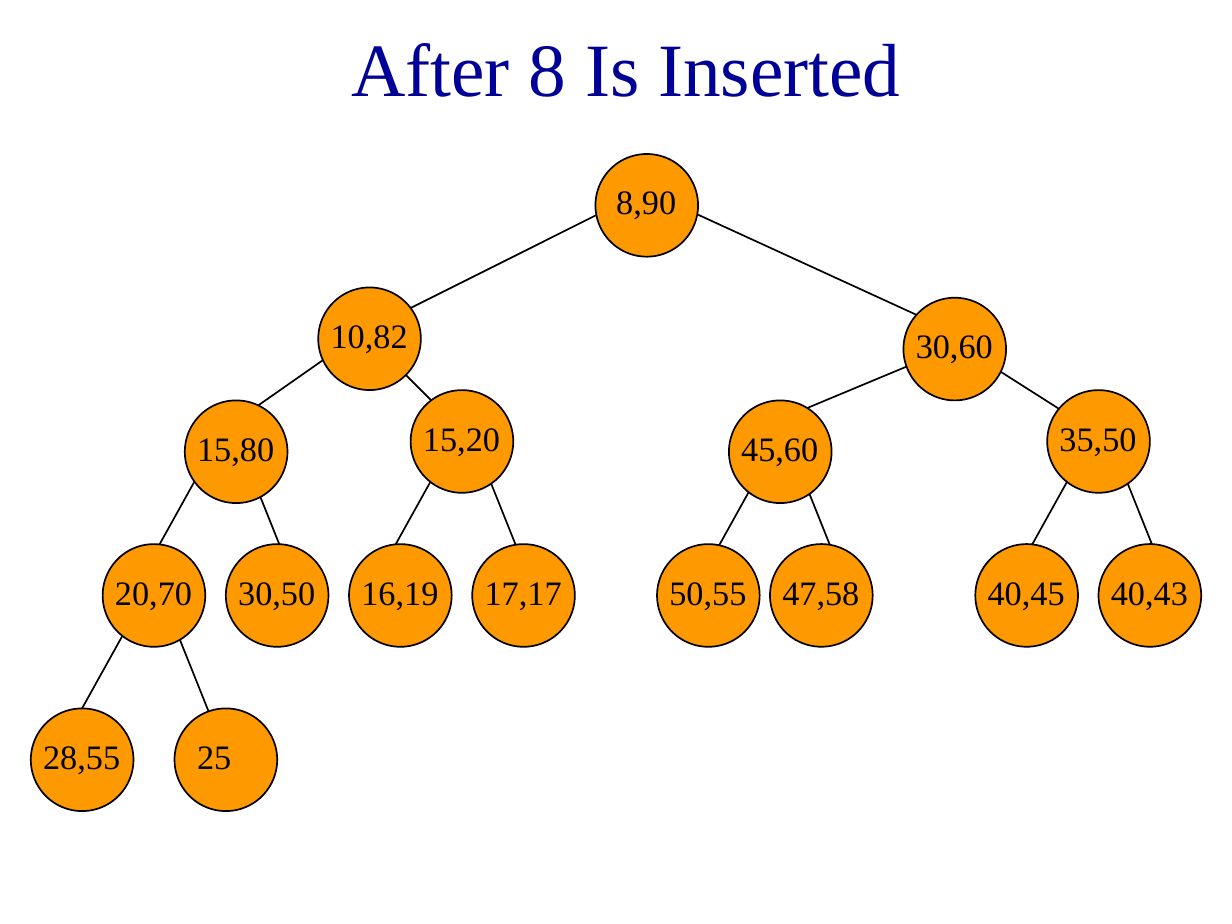
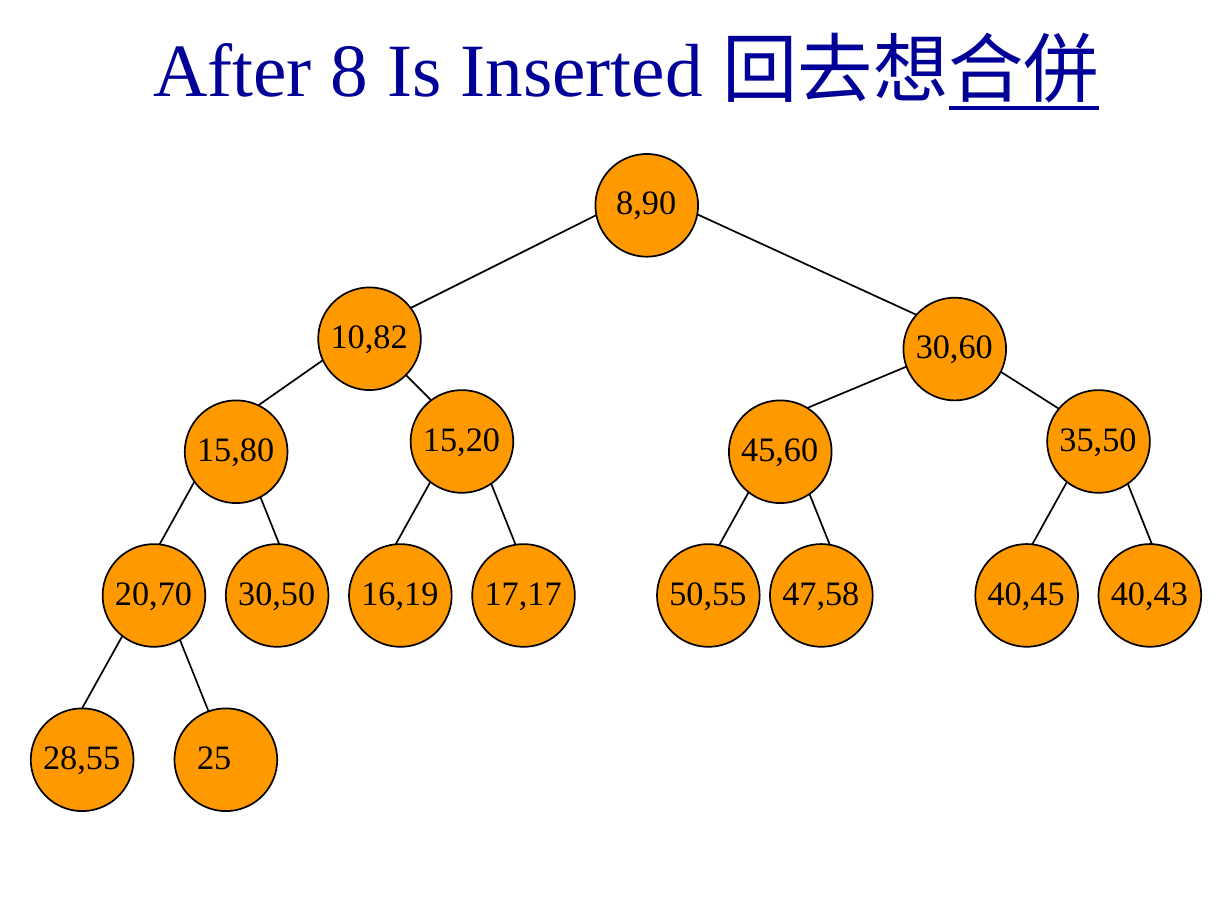
Before and after one commit to weberlu88/2020-NCU-CS-DataStructure, a slide deck: slide 12 of PPT/chap9-doubled ended heap.ppt. Drawn at 1232x924 pixels with LibreOffice and Linux fonts; fonts in the diff are those of the drawing. Boxes give left, top, right and bottom in pixels: in the first picture for what was removed or moved away, otherwise in the second. Text is boxed around its words. In the diff, an @@ line names an element or a change of style, - is before the commit and + after.

```diff
--- a/PPT/chap9-doubled ended heap.ppt
+++ b/PPT/chap9-doubled ended heap.ppt
@@ title at <box>153,32,1099,110</box>: text changed @@
-After 8 Is Inserted
+After 8 Is Inserted 回去想合併
```
Also in this commit, not shown: 3 other slides changed.
